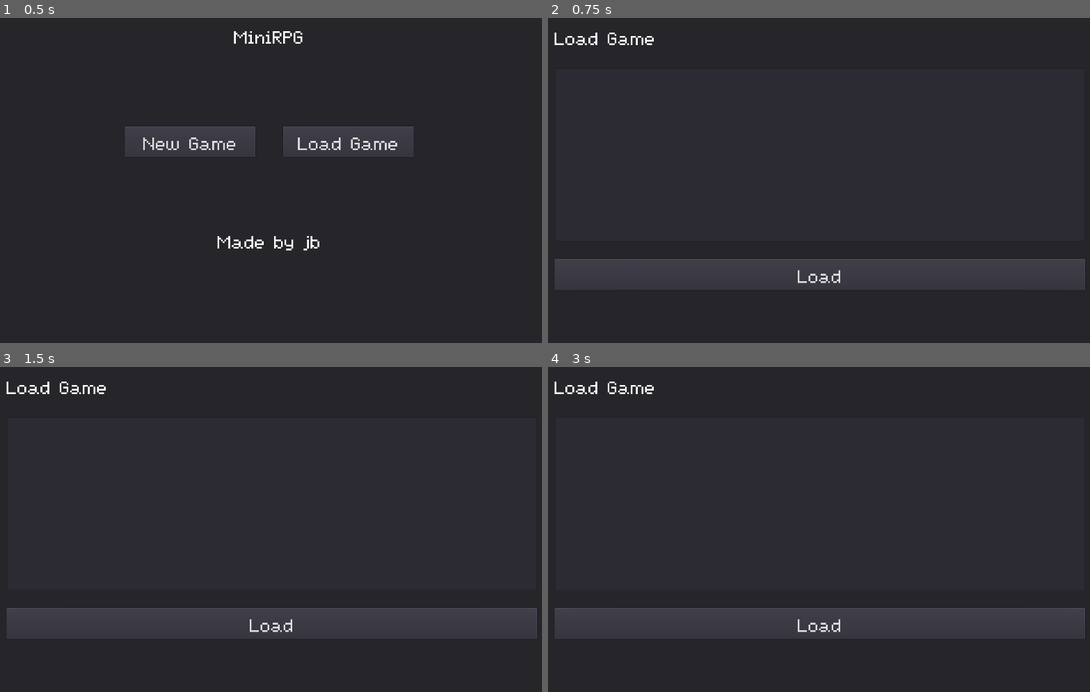
Above: before the commit, frames 1-4 (two rows, left to right).
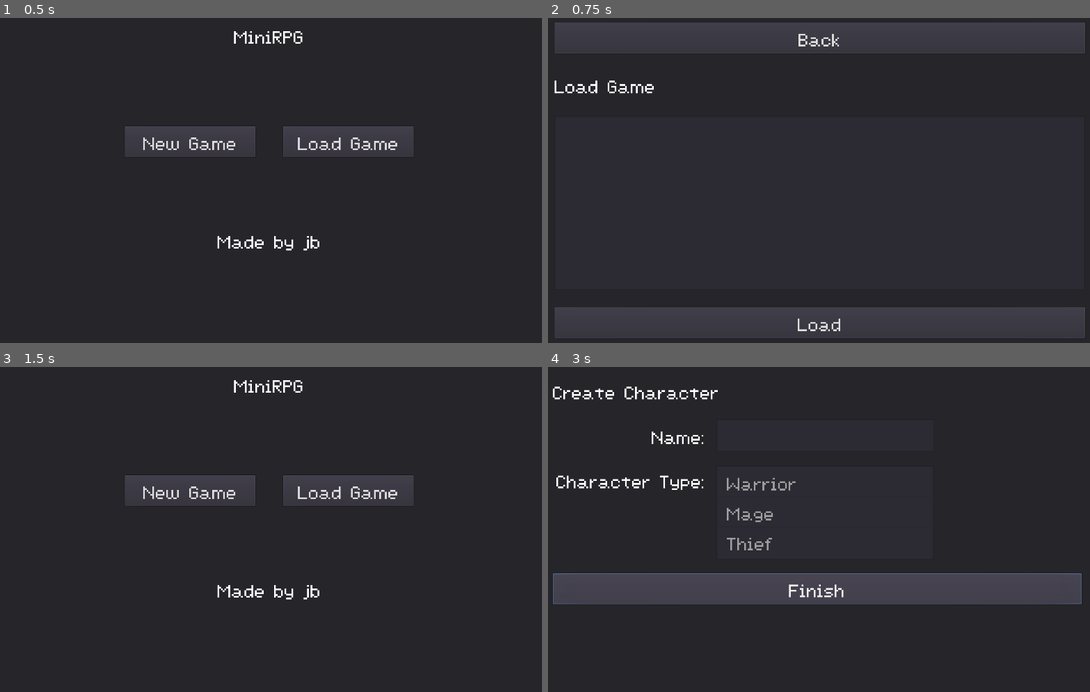
Above: after the commit, the same moments.

Repository: majormunky/MiniRPG
Game: Godot game, scene res://scenes/MainMenu.tscn
Same seed, same stepped clock (60 frames per second), same inputs: the game is played once before the commit and once after it.
Inputs (mouse positions are in pixels of both pictures, inside the frame that each line leads up to):
- Up to frame 1 (0.5 s): no input
- Up to frame 2 (0.75 s): click "Load Game" at 0.5 s
- Up to frame 3 (1.5 s): click (271, 386) at 1.25 s, where only the run after the commit has a clickable "Back"
- Up to frame 4 (3 s): click (737, 490) at 2 s, where only the run after the commit has a clickable "New Game"; click (819, 588) at 2.75 s, where only the run after the commit has a clickable "Finish"

Frame 1 is identical in both runs. In frame 2, 13% of the frame differs, in the area x 1-100%, y 1-99%; in frame 3, 7.1%; in frame 4, 17%, in the area x 0-100%, y 4-84%.

Commit message:
Added back button on the load game screen

Diff:
--- a/scenes/LoadGame.gd
+++ b/scenes/LoadGame.gd
@@ -59,3 +59,7 @@
 
 		# load the main game
 		get_tree().change_scene("res://scenes/Game.tscn")
+
+
+func _on_BackButton_pressed():
+	get_tree().change_scene("res://scenes/MainMenu.tscn")
--- a/scenes/LoadGame.tscn
+++ b/scenes/LoadGame.tscn
@@ -38,25 +38,33 @@
 margin_bottom = 780.0
 custom_constants/separation = 40
 
+[node name="BackButton" type="Button" parent="MarginContainer/VBoxContainer"]
+margin_right = 1220.0
+margin_bottom = 71.0
+theme = ExtResource( 1 )
+text = "Back"
+
 [node name="Label" type="Label" parent="MarginContainer/VBoxContainer"]
+margin_top = 111.0
 margin_right = 1220.0
-margin_bottom = 65.0
+margin_bottom = 176.0
 theme = ExtResource( 1 )
 text = "Load Game"
 
 [node name="ItemList" type="ItemList" parent="MarginContainer/VBoxContainer"]
-margin_top = 105.0
+margin_top = 216.0
 margin_right = 1220.0
-margin_bottom = 505.0
+margin_bottom = 616.0
 rect_min_size = Vector2( 0, 400 )
 theme = ExtResource( 1 )
 auto_height = true
 
 [node name="LoadGameButton" type="Button" parent="MarginContainer/VBoxContainer"]
-margin_top = 545.0
+margin_top = 656.0
 margin_right = 1220.0
-margin_bottom = 616.0
+margin_bottom = 727.0
 theme = ExtResource( 1 )
 text = "Load"
 
+[connection signal="pressed" from="MarginContainer/VBoxContainer/BackButton" to="." method="_on_BackButton_pressed"]
 [connection signal="pressed" from="MarginContainer/VBoxContainer/LoadGameButton" to="." method="_on_LoadGameButton_pressed"]
